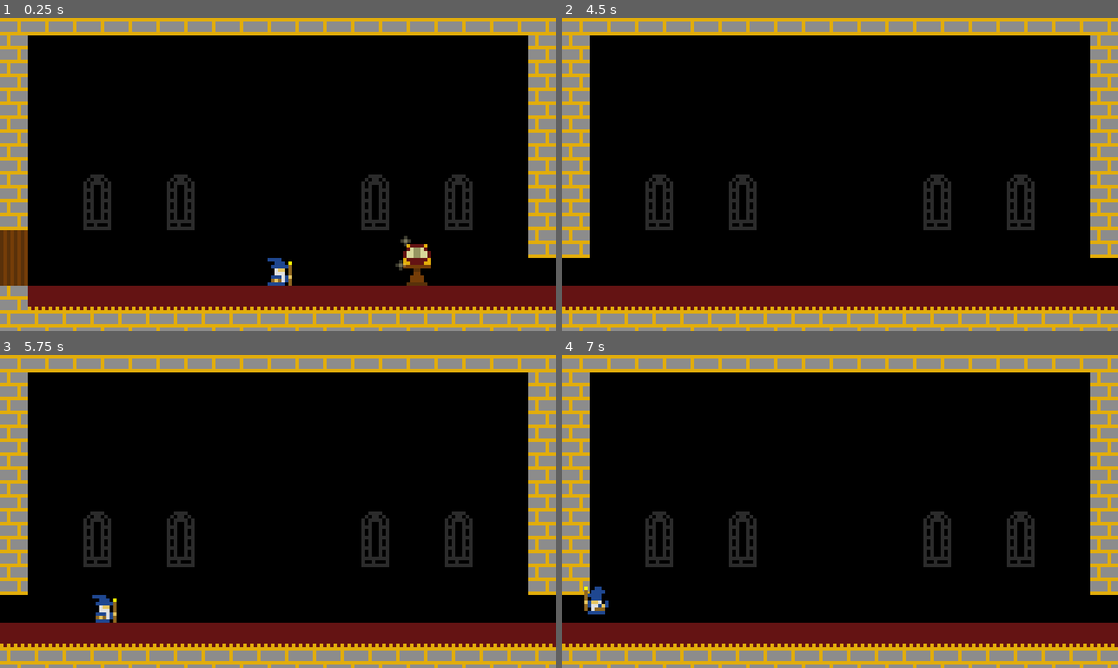
Above: before the commit, frames 1-4 (two rows, left to right).
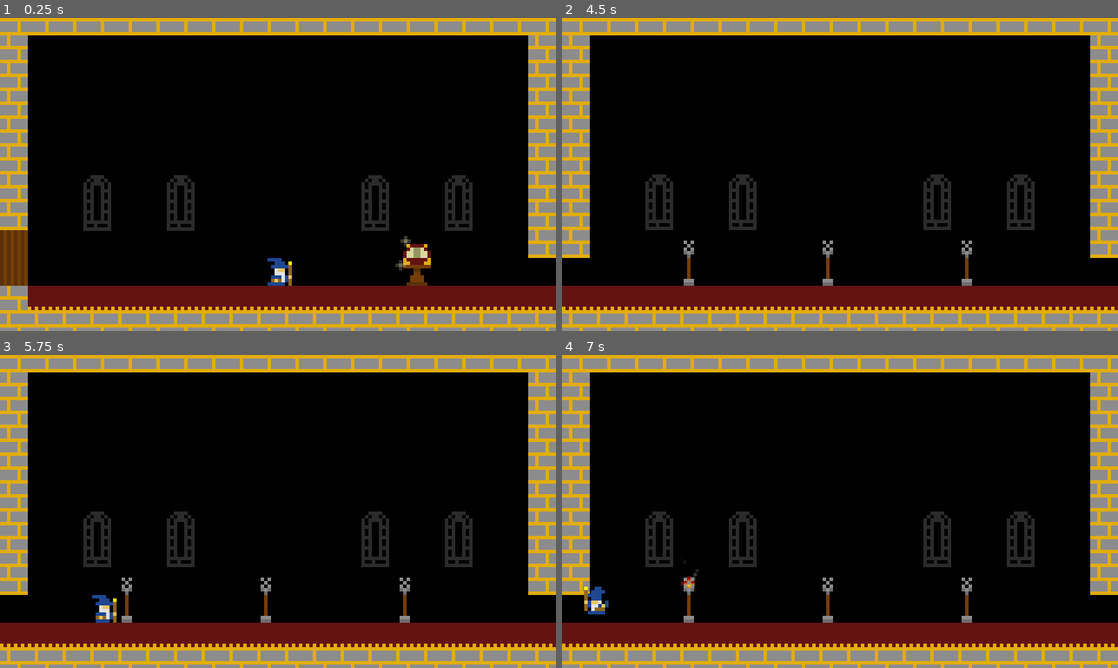
Above: after the commit, the same moments.

Repository: Danjb1/ProgrammingTutorial
Game: Godot game, scene res://levels/level_1.tscn
Same seed, same stepped clock (60 frames per second), same inputs: the game is played once before the commit and once after it.
Inputs:
- Up to frame 1 (0.25 s): no input
- Up to frame 2 (4.5 s): hold Shift (run) 0.53-1.28 s; hold Right (right) 0.53-2.03 s; tap Space (jump) at 0.77, 1.52, 3.02, 3.77 s; tap Shift (run) at 1.35, 2.85, 4.35 s; hold Left (left) 2.03-2.78 s; hold Shift (run) 2.03-2.78 s; hold Right (right) 2.78-4.28 s; hold Shift (run) 3.53-4.28 s; hold Left (left) from 4.28 s (still down)
- Up to frame 3 (5.75 s): tap Space (jump) at 4.52 s; tap Enter at 5 s; release Left (left) at 5.03 s; hold Right (right) from 5.03 s (still down); hold Shift (run) from 5.03 s (still down)
- Up to frame 4 (7 s): release Right (right) at 5.78 s; release Shift (run) at 5.78 s; hold Left (left) from 5.78 s (still down); tap Shift (run) at 5.85 s; tap Space (jump) at 6.02, 6.77 s; hold Shift (run) from 6.53 s (still down)

The runs differ from the first frame. In frame 1, 0.3% of the frame differs, in the area x 15-85%, y 50-68%; in frame 2, 0.4%; in frame 3, 0.4%; in frame 4, 0.5%, in the area x 21-74%, y 68-86%.

Commit message:
Add torches :fire:

Diff:
--- a/project/levels/level_1.tscn
+++ b/project/levels/level_1.tscn
@@ -1,6 +1,5 @@
-[gd_scene load_steps=7 format=4 uid="uid://d1dskw2d3weob"]
+[gd_scene load_steps=6 format=4 uid="uid://d1dskw2d3weob"]
 
-[ext_resource type="TileSet" uid="uid://cvwie65psn1mi" path="res://tilesets/castle_bg_tile_set.tres" id="1_82hr5"]
 [ext_resource type="TileSet" uid="uid://nkkfcnpmv4n6" path="res://tilesets/castle_tile_set.tres" id="2_53nmd"]
 [ext_resource type="PackedScene" uid="uid://5sa7d7ioot5g" path="res://objects/auto_camera.tscn" id="3_to8t0"]
 [ext_resource type="PackedScene" uid="uid://d4k7xx0cgl7t4" path="res://objects/door.tscn" id="4_tsdf6"]
@@ -9,13 +8,14 @@
 
 [node name="LevelRoot" type="Node2D"]
 
-[node name="BackgroundTiles" type="TileMapLayer" parent="."]
+[node name="BackgroundLayer" type="TileMapLayer" parent="."]
 texture_filter = 1
+position = Vector2(0, 1)
 scale = Vector2(8, 8)
-tile_map_data = PackedByteArray("AAD5/wAAAAAAAAAAAAD5/wEAAAAAAAEAAAD8/wAAAAAAAAAAAAD8/wEAAAAAAAEAAAADAAAAAAAAAAAAAAADAAEAAAAAAAEAAAAGAAAAAAAAAAAAAAAGAAEAAAAAAAEAAAA=")
-tile_set = ExtResource("1_82hr5")
+tile_map_data = PackedByteArray("AAD5/wAAAwAAAAAAAAD5/wEAAwAAAAEAAAD8/wAAAwAAAAAAAAD8/wEAAwAAAAEAAAADAAAAAwAAAAAAAAADAAEAAwAAAAEAAAAGAAAAAwAAAAAAAAAGAAEAAwAAAAEAAAA=")
+tile_set = ExtResource("2_53nmd")
 
-[node name="ForegroundTiles" type="TileMapLayer" parent="."]
+[node name="ForegroundLayer" type="TileMapLayer" parent="."]
 texture_filter = 1
 scale = Vector2(8, 8)
 tile_map_data = PackedByteArray("AAD2/wUAAAAAAAAAAAD3/wUAAAAAAAAAAAD4/wUAAAAAAAAAAAD5/wUAAAAAAAAAAAD6/wUAAAAAAAAAAAD7/w …(1264 unchanged characters)…
--- a/project/levels/level_2.tscn
+++ b/project/levels/level_2.tscn
@@ -1,28 +1,24 @@
 [gd_scene load_steps=6 format=4 uid="uid://bp0fp15j5ioad"]
 
-[ext_resource type="TileSet" uid="uid://cvwie65psn1mi" path="res://tilesets/castle_bg_tile_set.tres" id="1_k8lb0"]
 [ext_resource type="TileSet" uid="uid://nkkfcnpmv4n6" path="res://tilesets/castle_tile_set.tres" id="2_f84sq"]
 [ext_resource type="PackedScene" uid="uid://bqw1g0yoe1ga7" path="res://objects/player.tscn" id="3_wuvnb"]
 [ext_resource type="PackedScene" uid="uid://5sa7d7ioot5g" path="res://objects/auto_camera.tscn" id="4_okccv"]
 [ext_resource type="PackedScene" uid="uid://d4k7xx0cgl7t4" path="res://objects/door.tscn" id="4_v4tf5"]
+[ext_resource type="PackedScene" uid="uid://be1gxksyw0e31" path="res://objects/torch_freestanding.tscn" id="5_qwt8m"]
 
 [node name="LevelRoot" type="Node2D"]
 
-[node name="BackgroundTiles" type="TileMapLayer" parent="."]
+[node name="BackgroundLayer" type="TileMapLayer" parent="."]
 texture_filter = 1
 scale = Vector2(8, 8)
-tile_map_data = PackedByteArray("AAD5/wAAAAAAAAAAAAD5/wEAAAAAAAEAAAD8/wAAAAAAAAAAAAD8/wEAAAAAAAEAAAADAAAAAAAAAAAAAAADAAEAAAAAAAEAAAAGAAAAAAAAAAAAAAAGAAEAAAAAAAEAAAA=")
-tile_set = ExtResource("1_k8lb0")
+tile_map_data = PackedByteArray("AAD8/wAAAwAAAAAAAAD8/wEAAwAAAAEAAAADAAAAAwAAAAAAAAADAAEAAwAAAAEAAAAGAAAAAwAAAAAAAAAGAAEAAwAAAAEAAAD5/wAAAwAAAAAAAAD5/wEAAwAAAAEAAAA=")
+tile_set = ExtResource("2_f84sq")
 
-[node name="ForegroundTiles" type="TileMapLayer" parent="."]
+[node name="ForegroundLayer" type="TileMapLayer" parent="."]
 texture_filter = 1
 scale = Vector2(8, 8)
 tile_map_data = PackedByteArray("AAD2/wUAAAAAAAAAAAD3/wUAAAAAAAAAAAD4/wUAAAAAAAAAAAD5/wUAAAAAAAAAAAD6/wUAAAAAAAAAAAD7/w …(1360 unchanged characters)…
 tile_set = ExtResource("2_f84sq")
-
-[node name="Player" parent="." instance=ExtResource("3_wuvnb")]
-position = Vector2(0, 224)
-scale = Vector2(8, 8)
 
 [node name="AutoCamera" parent="." instance=ExtResource("4_okccv")]
 
@@ -30,3 +26,18 @@
 position = Vector2(-688, 224)
 target_level = "res://levels/level_1.tscn"
 target_entrance = "Door"
+
+[node name="Torch" parent="." instance=ExtResource("5_qwt8m")]
+z_index = 1
+position = Vector2(-352, 192)
+
+[node name="Torch2" parent="." instance=ExtResource("5_qwt8m")]
+position = Vector2(-32, 192)
+
+[node name="Torch3" parent="." instance=ExtResource("5_qwt8m")]
+z_index = 1
+position = Vector2(288, 192)
+
+[node name="Player" parent="." instance=ExtResource("3_wuvnb")]
+position = Vector2(-640, 224)
+scale = Vector2(8, 8)
--- a/project/objects/book.tscn
+++ b/project/objects/book.tscn
@@ -54,7 +54,6 @@
 shape = SubResource("RectangleShape2D_k45uc")
 
 [node name="GPUParticles2D" type="GPUParticles2D" parent="."]
-process_mode = 3
 texture_filter = 1
 material = SubResource("CanvasItemMaterial_xe708")
 position = Vector2(0, -0.75)
--- /dev/null
+++ b/project/objects/torch_freestanding.gd
@@ -0,0 +1,26 @@
+extends Node
+
+@export var is_lit := false
+@export var is_lit_by_player := true
+
+@onready var particles: GPUParticles2D = $%GPUParticles2D
+@onready var area: Area2D = $%Area2D
+@onready var audio_player: AudioStreamPlayer2D = $%AudioStreamPlayer2D
+
+func _ready() -> void:
+	if is_lit:
+		particles.emitting = true
+	elif is_lit_by_player:
+		area.body_entered.connect(_on_body_entered)
+		set_physics_process(true)
+
+func _on_body_entered(body: Node2D):
+	var player := body as PlayerCharacter
+	if not player:
+		return
+	_light()
+
+func _light():
+	particles.emitting = true
+	set_physics_process(false)
+	audio_player.play()
--- /dev/null
+++ b/project/objects/torch_freestanding.tscn
@@ -0,0 +1,87 @@
+[gd_scene load_steps=13 format=3 uid="uid://be1gxksyw0e31"]
+
+[ext_resource type="Script" path="res://objects/torch_freestanding.gd" id="1_3uhhq"]
+[ext_resource type="Texture2D" uid="uid://vimeicxgwbia" path="res://textures/torch_flame.png" id="1_pmieg"]
+[ext_resource type="Texture2D" uid="uid://4boaj367387e" path="res://textures/torch_freestanding.png" id="2_odo81"]
+[ext_resource type="AudioStream" uid="uid://dg3kqlpyoprh6" path="res://sounds/torch_light.ogg" id="4_oh5ic"]
+
+[sub_resource type="CanvasItemMaterial" id="CanvasItemMaterial_ljk7f"]
+particles_animation = true
+particles_anim_h_frames = 3
+particles_anim_v_frames = 1
+particles_anim_loop = false
+
+[sub_resource type="Curve" id="Curve_d1hgy"]
+_data = [Vector2(0, 0.749161), 0.0, 0.0, 0, 0, Vector2(0.848, 0), 0.0, 0.0, 0, 0]
+point_count = 2
+
+[sub_resource type="CurveTexture" id="CurveTexture_immvh"]
+curve = SubResource("Curve_d1hgy")
+
+[sub_resource type="Curve" id="Curve_ipm0f"]
+max_value = 2.0
+_data = [Vector2(0.504, 1.01846), 0.0, 0.0, 0, 0, Vector2(1, 2), 0.0, 0.0, 0, 0]
+point_count = 2
+
+[sub_resource type="CurveTexture" id="CurveTexture_lndgn"]
+curve = SubResource("Curve_ipm0f")
+
+[sub_resource type="ParticleProcessMaterial" id="ParticleProcessMaterial_yv5d1"]
+particle_flag_disable_z = true
+emission_shape_scale = Vector3(0.5, 0.5, 0)
+emission_shape = 1
+emission_sphere_radius = 1.0
+direction = Vector3(0, -1, 0)
+spread = 60.0
+initial_velocity_min = 2.0
+initial_velocity_max = 4.0
+gravity = Vector3(0, -65, 0)
+scale_min = 8.0
+scale_max = 8.0
+alpha_curve = SubResource("CurveTexture_immvh")
+anim_speed_min = 1.0
+anim_speed_max = 2.0
+anim_speed_curve = SubResource("CurveTexture_lndgn")
+anim_offset_max = 0.3333
+
+[sub_resource type="RectangleShape2D" id="RectangleShape2D_3b8ew"]
+size = Vector2(64, 128)
+
+[sub_resource type="AudioStreamRandomizer" id="AudioStreamRandomizer_5278l"]
+playback_mode = 1
+random_pitch = 1.05
+random_volume_offset_db = 2.0
+streams_count = 1
+stream_0/stream = ExtResource("4_oh5ic")
+
+[node name="Torch" type="Node2D"]
+script = ExtResource("1_3uhhq")
+
+[node name="GPUParticles2D" type="GPUParticles2D" parent="."]
+unique_name_in_owner = true
+texture_filter = 1
+material = SubResource("CanvasItemMaterial_ljk7f")
+position = Vector2(8, -26)
+scale = Vector2(8, 8)
+emitting = false
+amount = 10
+process_material = SubResource("ParticleProcessMaterial_yv5d1")
+texture = ExtResource("1_pmieg")
+lifetime = 1.5
+
+[node name="Sprite2D" type="Sprite2D" parent="."]
+texture_filter = 1
+scale = Vector2(8, 8)
+texture = ExtResource("2_odo81")
+
+[node name="Area2D" type="Area2D" parent="."]
+unique_name_in_owner = true
+collision_layer = 4
+collision_mask = 2
+
+[node name="CollisionShape2D" type="CollisionShape2D" parent="Area2D"]
+shape = SubResource("RectangleShape2D_3b8ew")
+
+[node name="AudioStreamPlayer2D" type="AudioStreamPlayer2D" parent="."]
+unique_name_in_owner = true
+stream = SubResource("AudioStreamRandomizer_5278l")
--- a/project/tilesets/castle_bg_tile_set.tres
+++ /dev/null
@@ -1,17 +0,0 @@
-[gd_resource type="TileSet" load_steps=3 format=3 uid="uid://cvwie65psn1mi"]
-
-[ext_resource type="Texture2D" uid="uid://cafbxa0qq1nff" path="res://textures/castle_bg_tileset.png" id="1_kb8av"]
-
-[sub_resource type="TileSetAtlasSource" id="TileSetAtlasSource_uma5o"]
-resource_name = "castle_bg"
-texture = ExtResource("1_kb8av")
-separation = Vector2i(1, 1)
-texture_region_size = Vector2i(8, 8)
-0:0/0 = 0
-1:0/0 = 0
-0:1/0 = 0
-1:1/0 = 0
-
-[resource]
-tile_size = Vector2i(8, 8)
-sources/0 = SubResource("TileSetAtlasSource_uma5o")
--- a/project/tilesets/castle_tile_set.tres
+++ b/project/tilesets/castle_tile_set.tres
@@ -1,9 +1,16 @@
-[gd_resource type="TileSet" load_steps=3 format=3 uid="uid://nkkfcnpmv4n6"]
+[gd_resource type="TileSet" load_steps=7 format=3 uid="uid://nkkfcnpmv4n6"]
 
 [ext_resource type="Texture2D" uid="uid://cruauno2kmwlk" path="res://textures/castle_tileset.png" id="1_seiuc"]
+[ext_resource type="Texture2D" uid="uid://cafbxa0qq1nff" path="res://textures/castle_bg_tileset.png" id="3_oxy0t"]
+
+[sub_resource type="TileMapPattern" id="TileMapPattern_5hgyy"]
+tile_data = PackedInt32Array(0, 3, 0, 65536, 3, 1)
+
+[sub_resource type="TileMapPattern" id="TileMapPattern_3d4km"]
+tile_data = PackedInt32Array(0, 2, 0, 65536, 2, 1)
 
 [sub_resource type="TileSetAtlasSource" id="TileSetAtlasSource_jk8o5"]
-resource_name = "castle"
+resource_name = "background"
 texture = ExtResource("1_seiuc")
 separation = Vector2i(1, 1)
 texture_region_size = Vector2i(8, 8)
@@ -17,7 +24,18 @@
 3:0/0 = 0
 3:0/0/physics_layer_0/polygon_0/points = PackedVector2Array(-4, -4, 4, -4, 4, 4, -4, 4)
 
+[sub_resource type="TileSetAtlasSource" id="TileSetAtlasSource_atn5t"]
+resource_name = "background"
+texture = ExtResource("3_oxy0t")
+separation = Vector2i(1, 1)
+texture_region_size = Vector2i(8, 8)
+0:0/0 = 0
+0:1/0 = 0
+
 [resource]
 tile_size = Vector2i(8, 8)
 physics_layer_0/collision_layer = 1
 sources/0 = SubResource("TileSetAtlasSource_jk8o5")
+sources/3 = SubResource("TileSetAtlasSource_atn5t")
+pattern_0 = SubResource("TileMapPattern_5hgyy")
+pattern_1 = SubResource("TileMapPattern_3d4km")
Not shown, added: project/sounds/torch_light.ogg.import
Binary file added: project/textures/torch_flame.png
Not shown, added: project/textures/torch_flame.png.import
Binary file added: project/textures/torch_freestanding.png
Not shown, added: project/textures/torch_freestanding.png.import
Not shown, changed: docs/TODO.md
Not shown, added: project/sounds/torch_light.ogg
